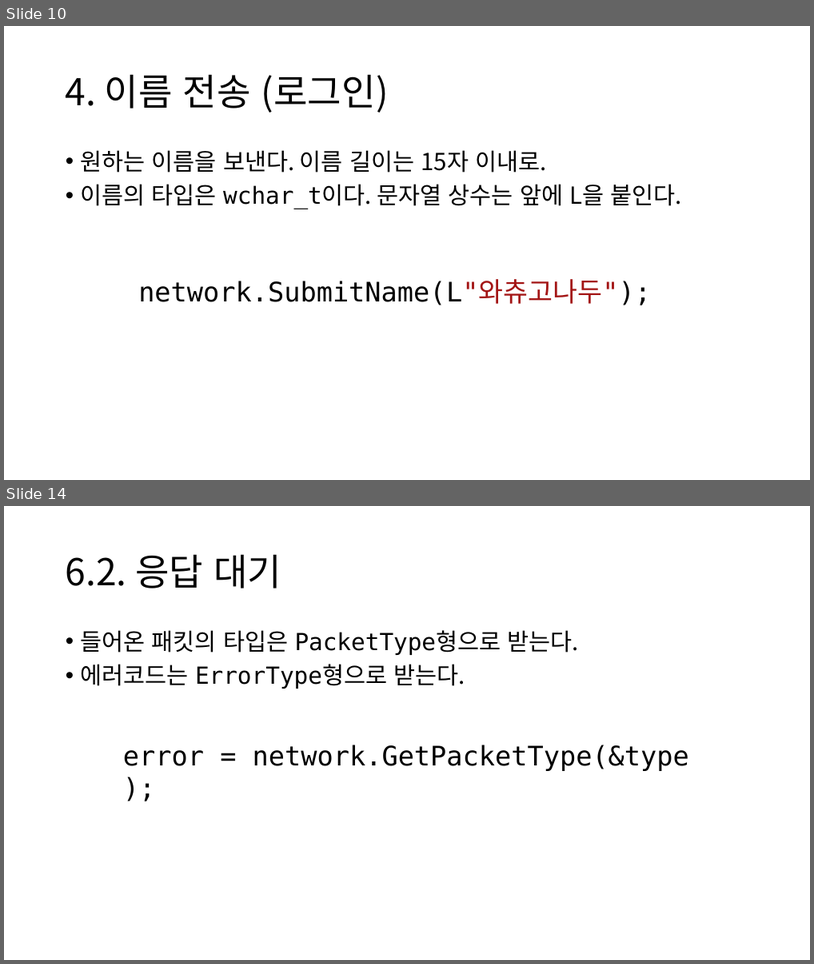
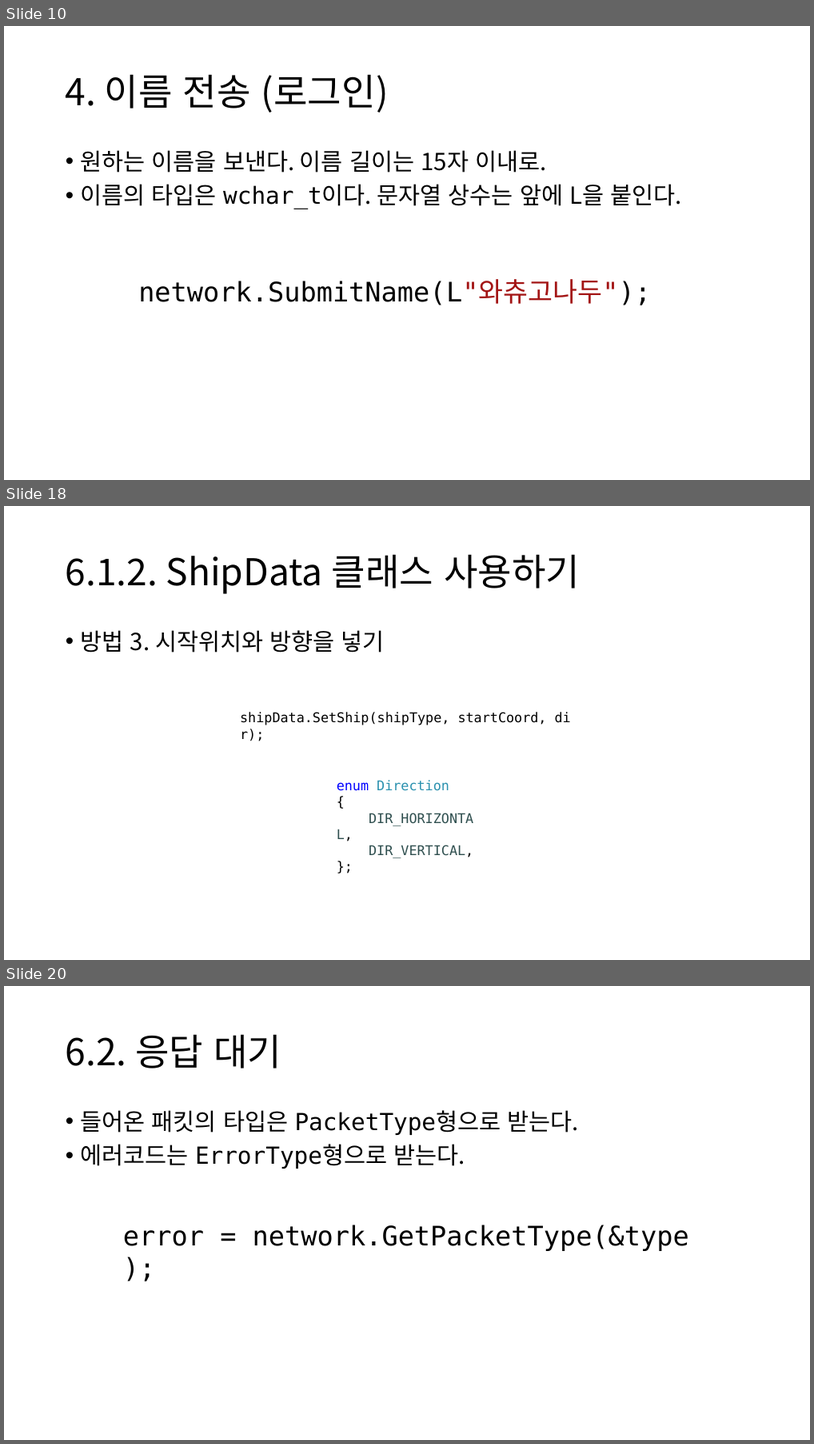
Before and after one commit to namse/BGNL, a slide deck: BGNL사용법설명.pptx. Shown one above the other, each under a label of ours: slides 10 and 14 before the commit, slides 10, 18 and 20 after it; the slides between them are not shown. The pictures are 814x964 and 814x1444 pixels, drawn with LibreOffice and Linux fonts; fonts in the diff are those of the drawing. Boxes give left, top, right and bottom in pixels: in the first picture for what was removed or moved away, otherwise in the second. Text is boxed around its words. In the diff, an @@ line names an element or a change of style, - is before the commit and + after.

```diff
--- a/BGNL사용법설명.pptx
+++ b/BGNL사용법설명.pptx
@@ slide 18 added at [4, 506, 810, 960], background #FFFFFF @@
@@ title added at [66, 554, 580, 594], 44 pt, text #000000 @@
+6.1.2. ShipData 클래스 사용하기
@@ text added at [81, 630, 385, 652], 28 pt, text #000000 @@
+• 방법 3. 시작위치와 방향을 넣기
@@ text added at [240, 712, 547, 826], 16 pt, text #000000 @@
+shipData.SetShip(shipType, startCoord, dir);
@@ text added at [337, 780, 474, 858], 16 pt, text #2F4F4F @@
+enum Direction
+{
+DIR_HORIZONTAL,
+DIR_VERTICAL,
+};
@@ what was slide 14 is now slide 20 @@
```
Also in this commit, not shown: 6 slides changed, 7 other slides added, 2 slides removed, 5 other files.
